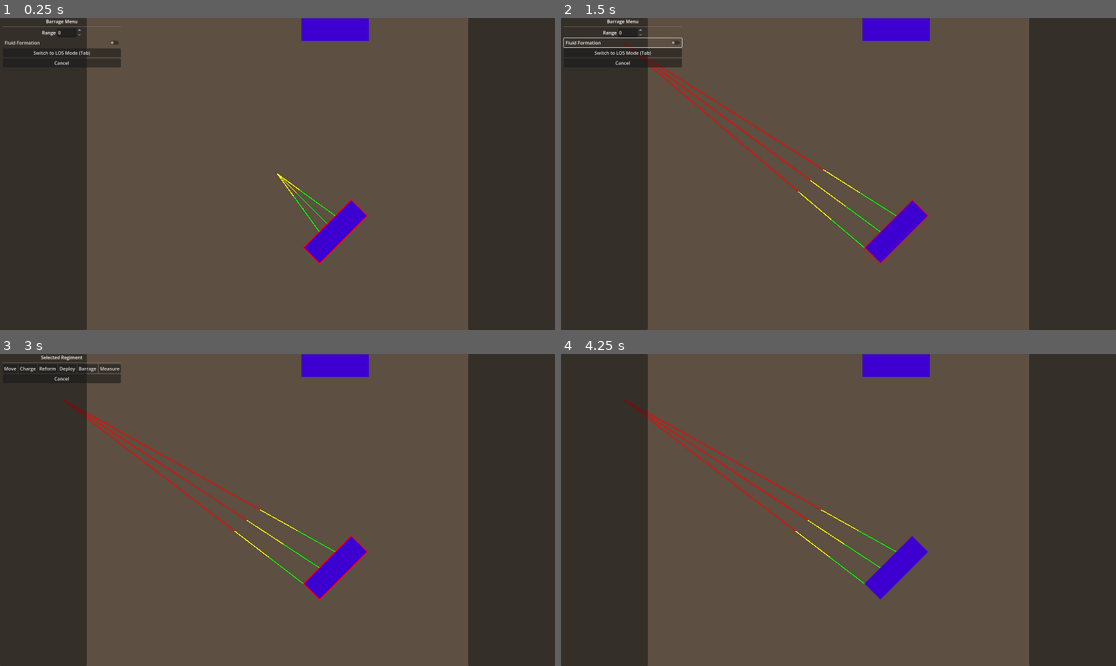
Above: before the commit, frames 1-4 (two rows, left to right).
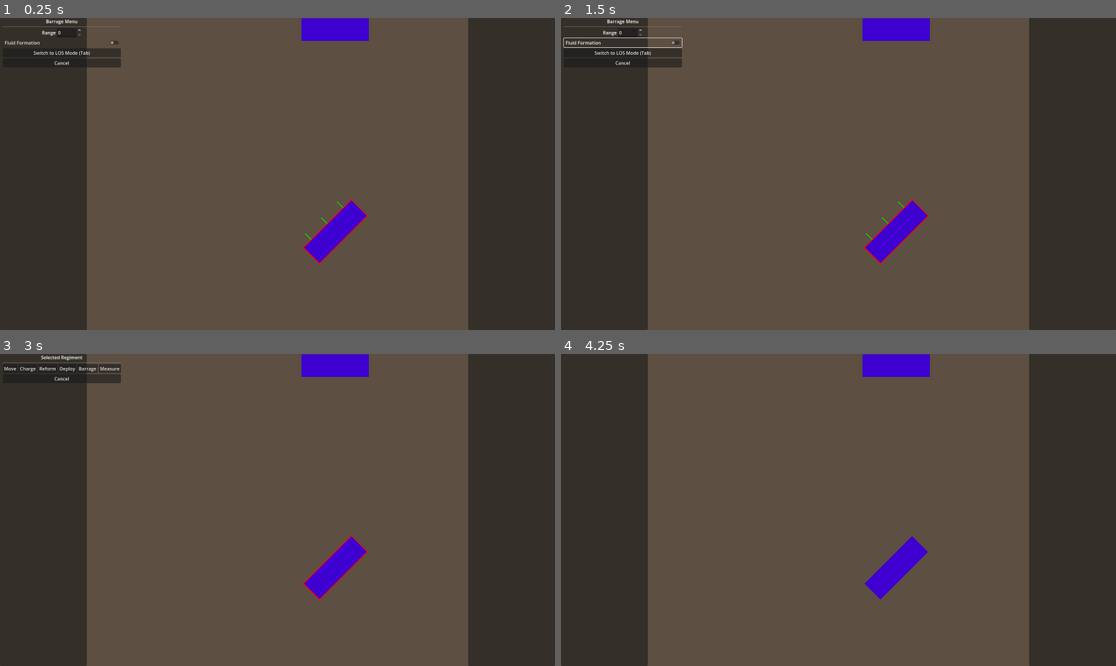
Above: after the commit, the same moments.

Repository: dcellucci/conqsim
Game: Godot game, scene res://game.tscn
The game is run twice, just before and just after one commit, with the same random seed, the same clock (stepped at 60 frames per second) and the same inputs.
Inputs:
- Up to frame 1 (0.25 s): no input
- Up to frame 2 (1.5 s): click "Fluid Formation" at 0.5 s; click "Fluid Formation" at 1.25 s
- Up to frame 3 (3 s): click "Fluid Formation" at 2 s; click "Cancel" at 2.75 s
- Up to frame 4 (4.25 s): click "Move" at 3.5 s

The runs differ from the first frame. In frame 1, 0.1% of the frame differs, in the area x 49-62%, y 49-72%; in frame 2, 0.6%, in the area x 11-62%, y 7-74%; in frame 3, 0.5%; in frame 4, 0.5%.

Commit message:
updated barrage hud

Diff:
--- a/barrage_hud.gd
+++ b/barrage_hud.gd
@@ -49,11 +49,13 @@
 		$LosLines.add_child(los_line)
 
 func _process(delta: float) -> void:
+	# Need a selected regiment to work with
+	if GameState.selected_regiment == null:
+		visible = false
+		return
 	# Only process when in barrage UI mode
 	if GameState.selected_regiment_state != GameState.Regiment.UIState.BARRAGE:
-		return
-	# Need a selected regiment to work with
-	if GameState.selected_regiment == null:
+		visible = false
 		return
 	# Get the regiment's transform (position and rotation in global space)
 	var regiment_transform = GameState.selected_regiment.get_transform()
@@ -83,24 +85,19 @@
 		child.points[1] = local_mouse_position
 
 func update_barrage_lines(local_mouse_position: Vector2):
-	for child_index:int in range($BarrageLines/FullExtentLines.get_children().size()):
-		var stand_start_point = Vector2(
-			(-(GameState.selected_regiment.width*0.5)+(child_index+1))*GameSettings.STAND_DIM_PX
-		  , -0.5*GameState.selected_regiment.height*GameSettings.STAND_DIM_PX
-		  )
-		var stand_end_point = Vector2(
-			(-(GameState.selected_regiment.width*0.5)+(child_index))*GameSettings.STAND_DIM_PX
-		  , -0.5*GameState.selected_regiment.height*GameSettings.STAND_DIM_PX
-		  )
+	var stand_arc = GameState.selected_regiment.determine_which_arc(local_mouse_position)
+	var stand_segments = GameState.selected_regiment.stand_segments(stand_arc)
+	for stand_index:int in range(stand_segments.size(),2):
 		var closest_point_on_stand = Geometry2D.get_closest_point_to_segment(
 			  local_mouse_position
-			, stand_start_point
-			, stand_end_point
+			, stand_segments[stand_index]
+			, stand_segments[stand_index]
 			)
 		var delta_vector = local_mouse_position - closest_point_on_stand
 		var range_scale_factor = float(GameState.selected_regiment.barrage_range)*GameSettings.PIXELS_PER_INCH/delta_vector.length()
 		var effective_range_scale_factor = min(1.0,0.5*range_scale_factor)
 		range_scale_factor = min(1.0, range_scale_factor)
+		var child_index = floor(stand_index / 2)
 		$BarrageLines/FullExtentLines.get_children()[child_index].points[1] = local_mouse_position
 		$BarrageLines/FullExtentLines.get_children()[child_index].points[0] = closest_point_on_stand
 
